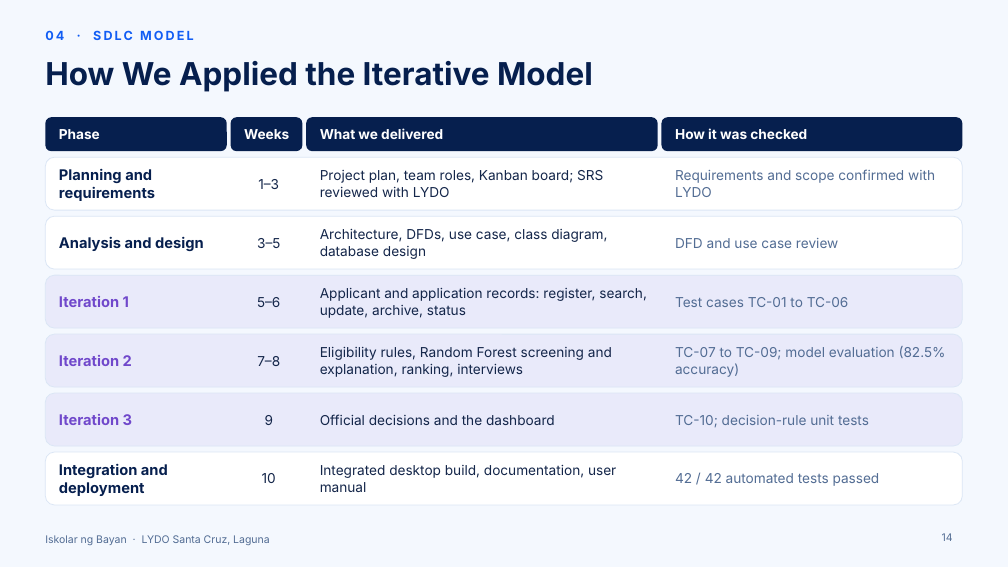
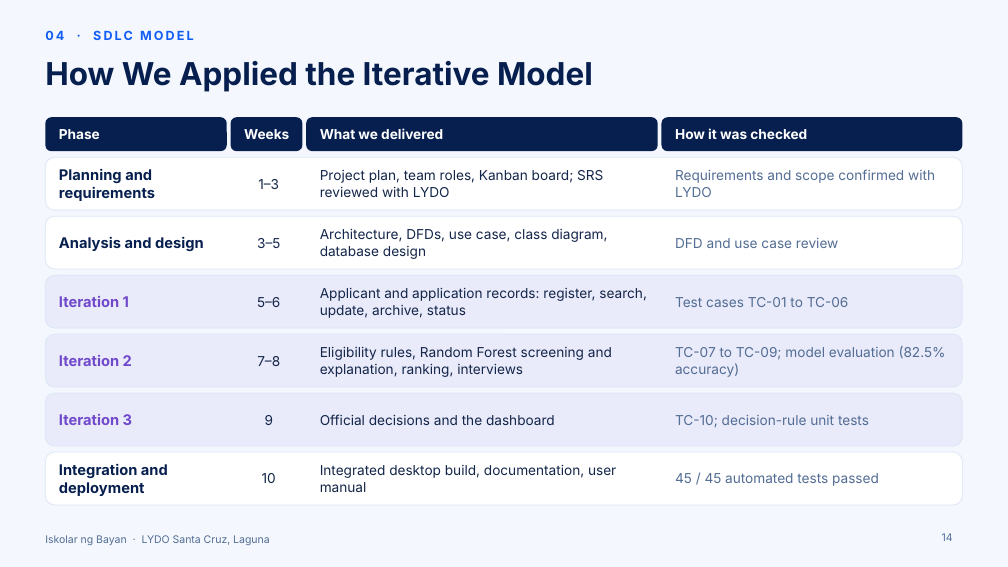
Before and after one commit to choivxcz/IskoMatic-Scholarship-System, a slide deck: slide 14 of docs/presentation/iskolar-ng-bayan-final-presentation.pptx. Drawn at 1008x567 pixels with LibreOffice and Linux fonts; fonts in the diff are those of the drawing. Boxes give left, top, right and bottom in pixels: in the first picture for what was removed or moved away, otherwise in the second. Text is boxed around its words. In the diff, an @@ line names an element or a change of style, - is before the commit and + after.

```diff
--- a/docs/presentation/iskolar-ng-bayan-final-presentation.pptx
+++ b/docs/presentation/iskolar-ng-bayan-final-presentation.pptx
@@ text at [675, 473, 879, 486]: text changed @@
-42 / 42 automated tests passed
+45 / 45 automated tests passed
```
Also in this commit, not shown: 1 other slide changed, 20 other files.
